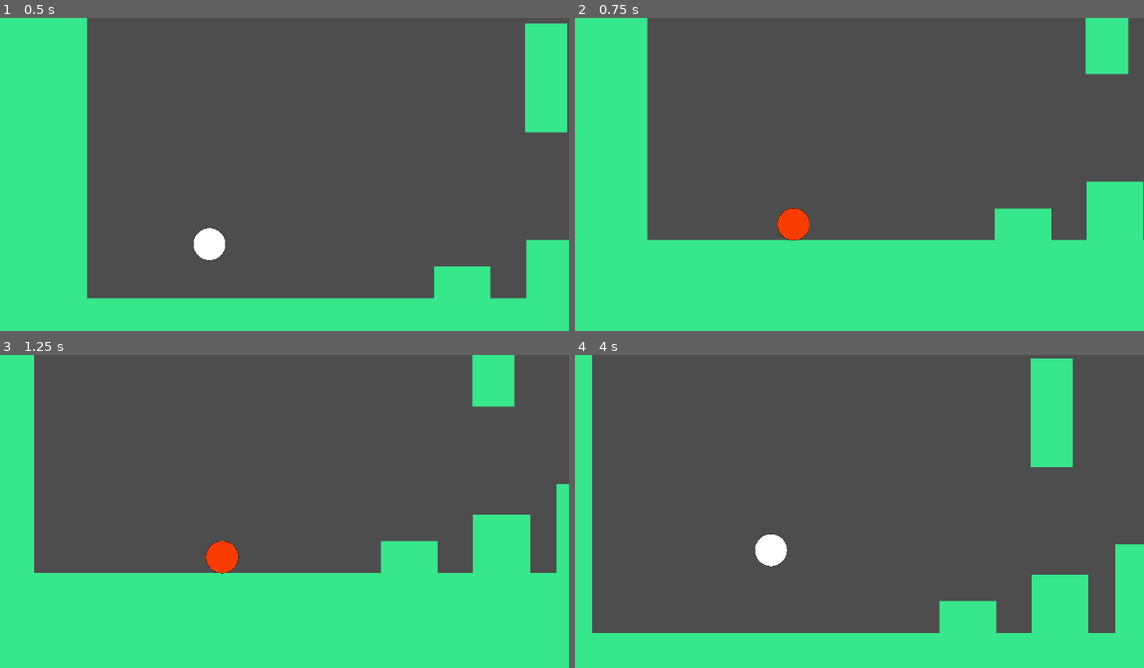
Above: before the commit, frames 1-4 (two rows, left to right).
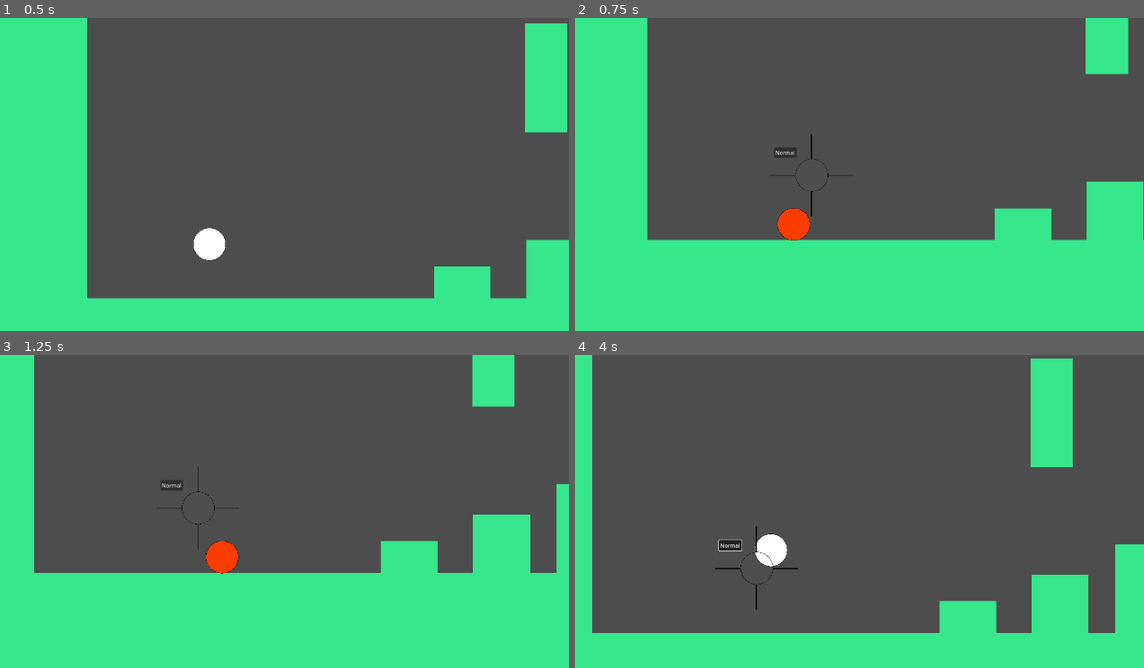
Above: after the commit, the same moments.

Repository: DaPizzaGod/tsa-game
Game: Godot game, scene res://scenes/levels/level.tscn
Same seed, same stepped clock (60 frames per second), same inputs: the game is played once before the commit and once after it.
Inputs (mouse positions are in pixels of both pictures, inside the frame that each line leads up to):
- Up to frame 1 (0.5 s): no input
- Up to frame 2 (0.75 s): move the mouse to (944, 199) at 0.52 s; hold D (right) from 0.53 s (still down); tap Shift (switch mode) at 0.6 s
- Up to frame 3 (1.25 s): keep holding D (right); tap W (jump) at 0.77 s
- Up to frame 4 (4 s): release D (right) at 1.25 s; click (745, 486) at 1.25 s, where only the run after the commit has a clickable "Normal"; click (722, 486) at 2 s, where only the run after the commit has a clickable "Normal"; tap Enter at 2.75 s; move the mouse to (643, 577) at 2.77 s; hold D (right) 2.78-3.53 s; tap Middle mouse button (other special action) at 2.85 s; tap W (jump) at 3.02 s; tap Shift (switch mode) at 3.05, 3.8 s; tap Space at 3.5 s; move the mouse to (853, 467) at 3.52 s; hold A (left) from 3.53 s (still down); click (853, 467) at 3.6 s

Frame 1 is identical in both runs. In frame 2, 0.2% of the frame differs, in the area x 35-45%, y 36-64%; in frame 3, 0.2%; in frame 4, 0.3%, in the area x 24-40%, y 54-82%.

Commit message:
puts menu on game

Diff:
--- a/scenes/globals/mode_calc.gd
+++ b/scenes/globals/mode_calc.gd
@@ -2,6 +2,9 @@
 
 var mode := "normal"
 var max_count := 2
+var switch_mode_menu:PackedScene = preload("res://scenes/ui/switch_mode_menu.tscn")
+var level:PackedScene = preload("res://scenes/levels/level.tscn")
+var menu
 
 var modes := ["normal", "stretch", "spring"]
 var count := 0
@@ -9,6 +12,12 @@
 func _process(_delta: float) -> void:
 	# When shift is pressed
 	if Input.is_action_just_pressed("switch mode"):
+		print("hello")
+		menu = switch_mode_menu.instantiate()
+		get_tree().get_root().add_child(menu)
+
+
+
 		if count != max_count:
 			count += 1
 		else:
--- a/scenes/levels/level.tscn
+++ b/scenes/levels/level.tscn
@@ -25,6 +25,9 @@
 			swap_player(stretch)
 		elif ModeCalc.mode == \"spring\":
 			swap_player(spring)
+
+	if ModeCalc.menu:
+		pass
 
 
 func swap_player(scene: PackedScene):
Not shown: 1 places in scenes/objects/ground.tscn that only renumber resources
